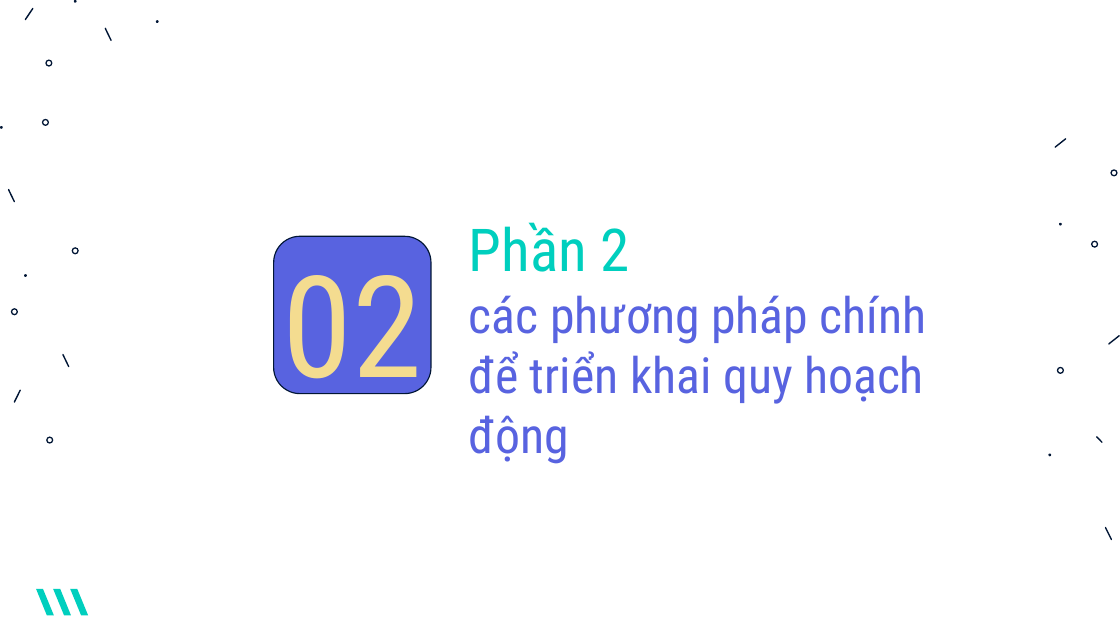
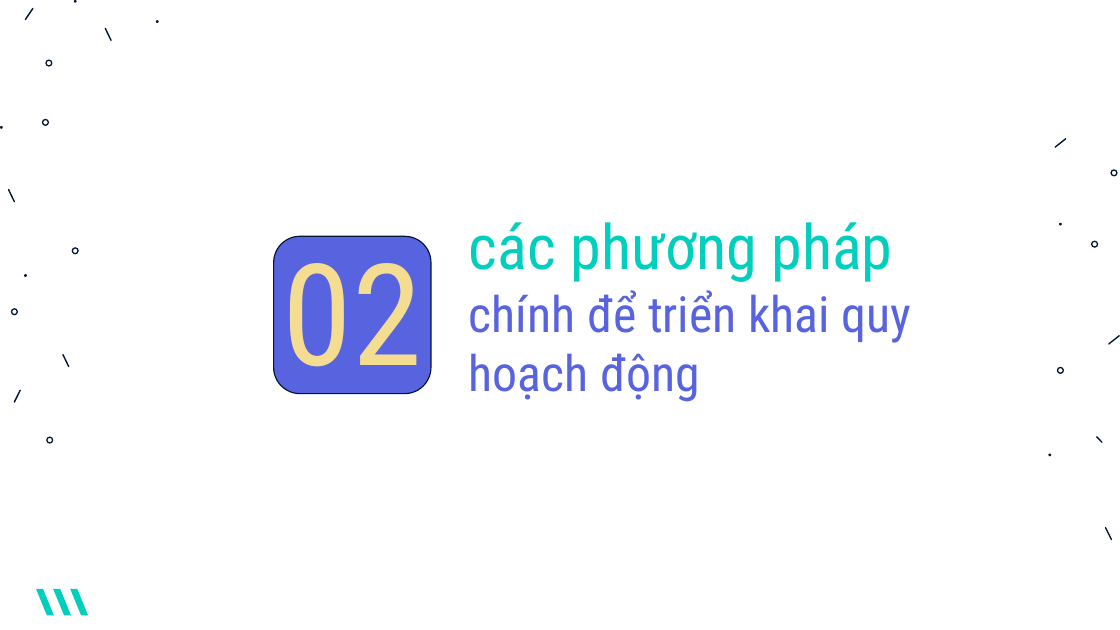
Before and after one commit to Tox1cCoder/CS112, a slide deck: slide 13 of Slide.pptx (slide 12 before the commit). Drawn at 1120x630 pixels with LibreOffice and Linux fonts; fonts in the diff are those of the drawing. Boxes give left, top, right and bottom in pixels: in the first picture for what was removed or moved away, otherwise in the second. Text is boxed around its words. In the diff, an @@ line names an element or a change of style, - is before the commit and + after.

```diff
--- a/Slide.pptx
+++ b/Slide.pptx
@@ title "02" rewrapped from (x1=283, y1=275, x2=423, y2=410) to (x1=283, y1=236, x2=423, y2=398) @@
@@ title at (x1=469, y1=222, x2=911, y2=402): text changed @@
-Phần 2
-các phương pháp chính để triển khai quy hoạch động
+các phương pháp
+chính để triển khai quy hoạch động
```
Also in this commit, not shown: 24 other slides changed, 4 slides added, 1 other file.
